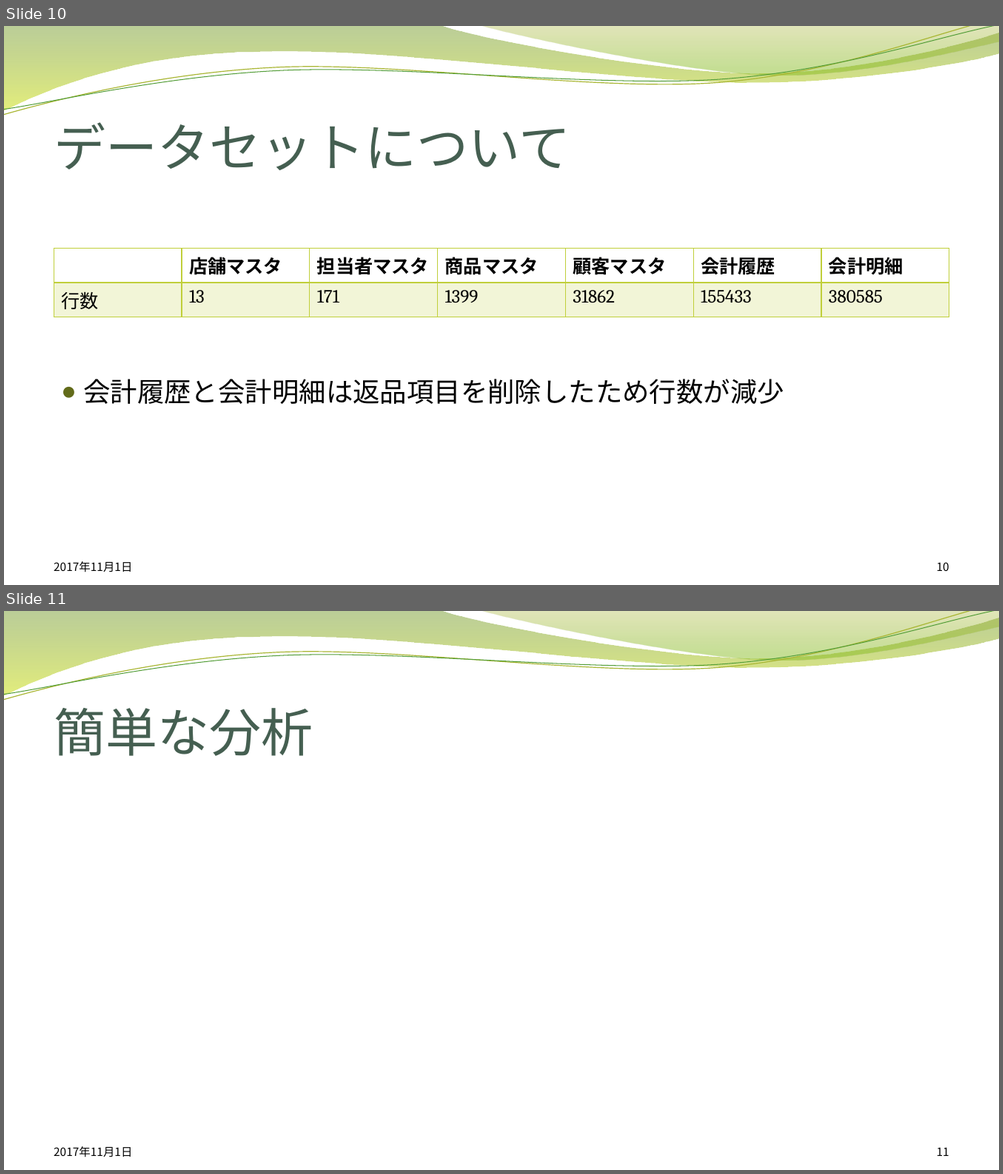
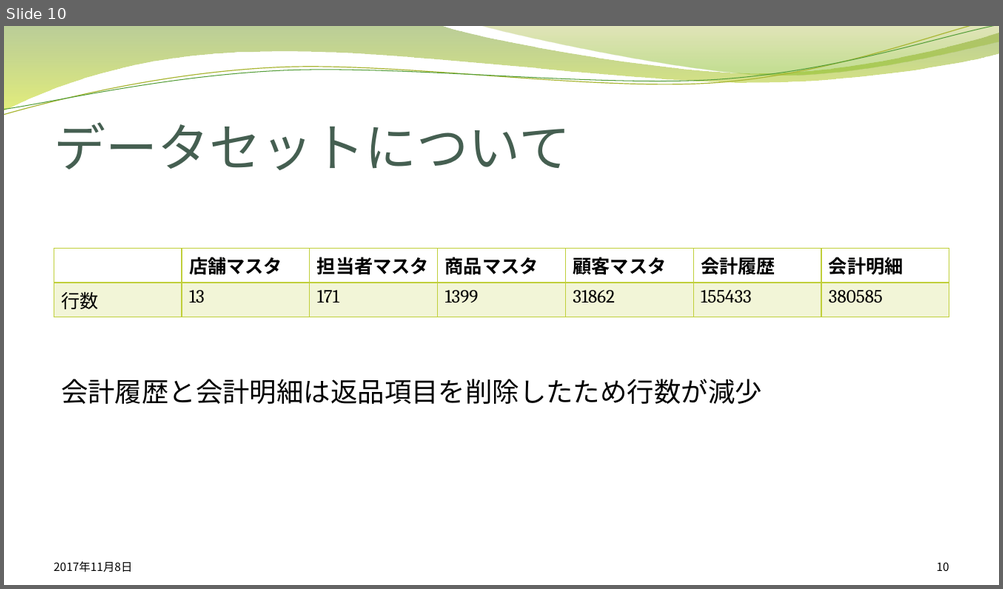
Before and after one commit to cw-NaoyaHieda/Data-analysis-Competition-2017, a slide deck: report/データ解析コンペティション中間報告.pptx. Shown one above the other, each under a label of ours: slides 10 and 11 before the commit, slide 10 after it. The pictures are 1003x1174 and 1003x589 pixels, drawn with LibreOffice and Linux fonts; fonts in the diff are those of the drawing; background and template pictures are left out. Boxes give left, top, right and bottom in pixels: in the first picture for what was removed or moved away, otherwise in the second. Text is boxed around its words. In the diff, an @@ line names an element or a change of style, - is before the commit and + after.

```diff
--- a/report/データ解析コンペティション中間報告.pptx
+++ b/report/データ解析コンペティション中間報告.pptx
@@ slide 11 removed at bbox=[4, 611, 999, 1170], background picture (left out); not listed: 4 template elements that a slide beside it also shows @@
@@ title removed at bbox=[54, 708, 313, 756] @@
-簡単な分析
@@ text removed at bbox=[54, 1147, 132, 1158] @@
-2017年11月1日
@@ page number removed at bbox=[936, 1147, 949, 1156] @@
-11
@@ slide 10 changed as well @@
@@ text "会計履歴と会計明細は返品項目を削除したため行数が減少" at bbox=[61, 379, 762, 404]: bullet ● to none @@
@@ text at bbox=[54, 562, 132, 573]: text changed @@
-2017年11月1日
+2017年11月8日
```
Also in this commit, not shown: 11 other slides changed, 3 slides added, 1 other file.
